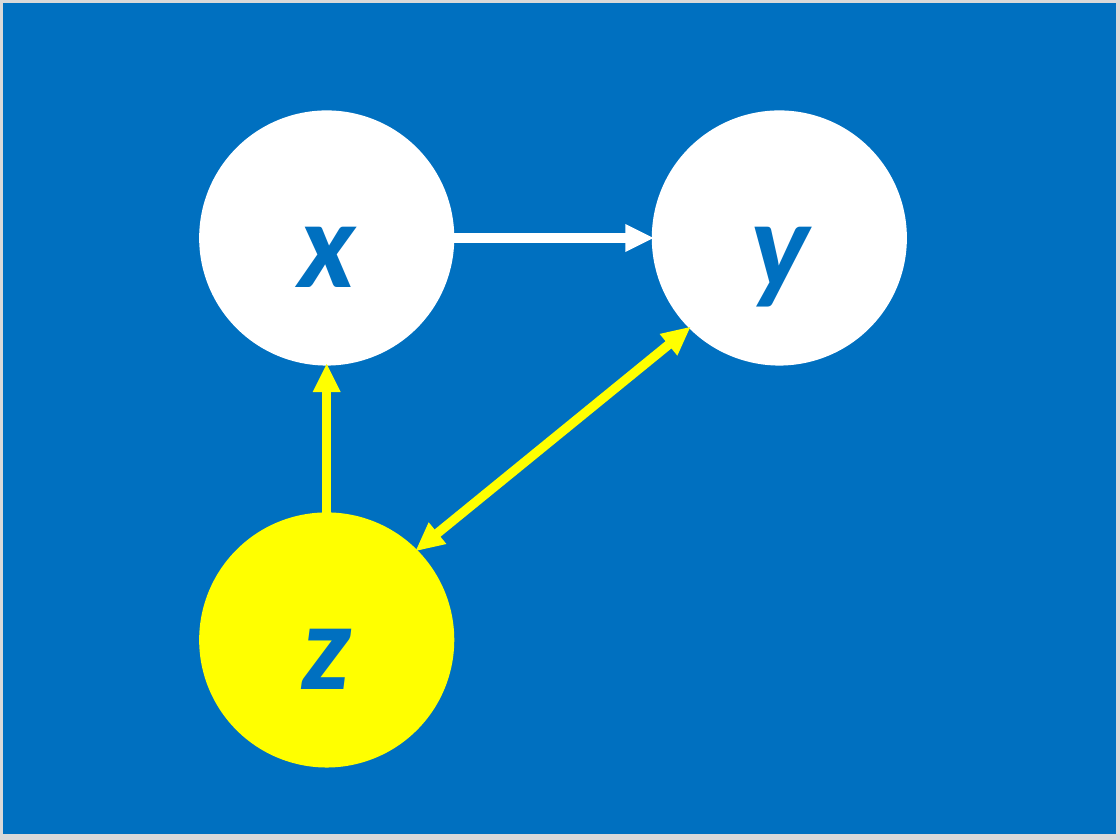
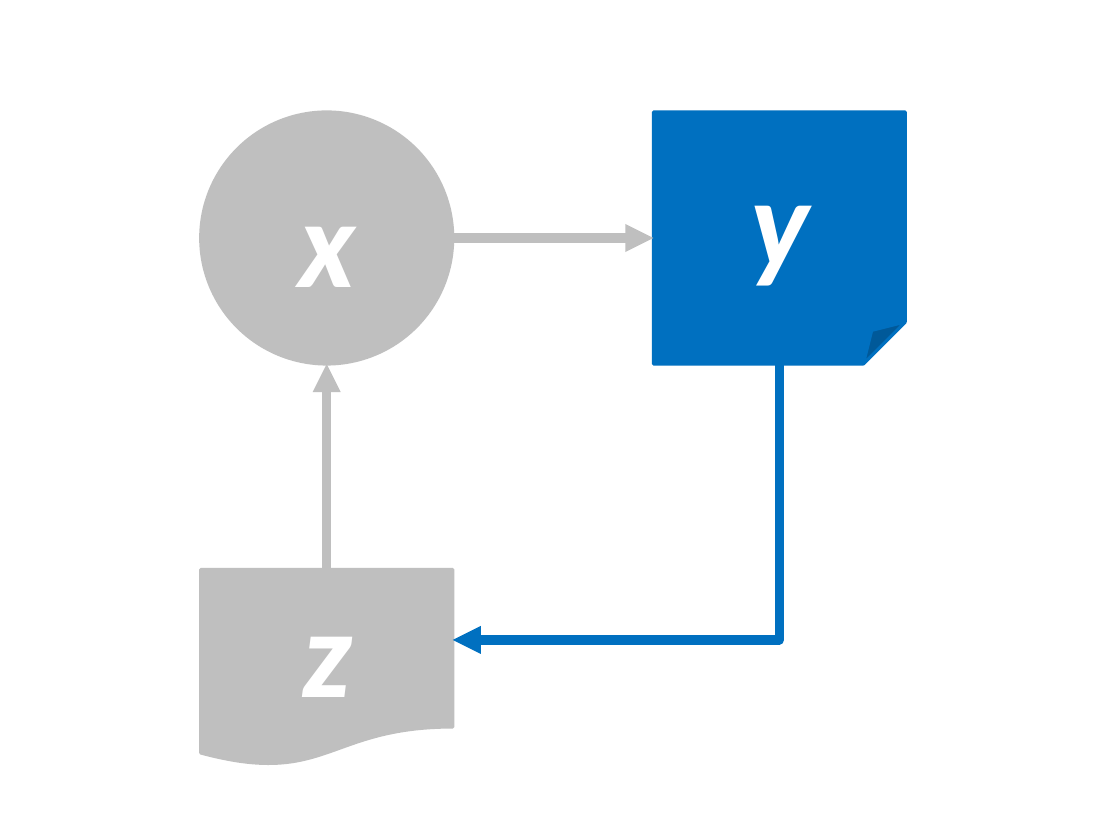
Before and after one commit to PowerPointLabs/PowerPointLabs, a slide deck: slide 19 of doc/Landing page image - after.pptx. Drawn at 1120x840 pixels with LibreOffice and Linux fonts; fonts in the diff are those of the drawing. Boxes give left, top, right and bottom in pixels: in the first picture for what was removed or moved away, otherwise in the second. Text is boxed around its words. In the diff, an @@ line names an element or a change of style, - is before the commit and + after.

```diff
--- a/doc/Landing page image - after.pptx
+++ b/doc/Landing page image - after.pptx
@@ background #0070C0 to #FFFFFF @@
@@ rectangle removed at (0, 0, 1120, 838) @@
@@ ellipse "x" at (200, 112, 452, 364): text colour #0070C0 to #FFFFFF; fill #FFFFFF to #BFBFBF; outline #FFFFFF 2 pt to #BFBFBF 2 pt @@
@@ folded corner "y" at (653, 112, 905, 364): text colour #0070C0 to #FFFFFF; ellipse to folded corner; fill #FFFFFF to #0070C0; outline #FFFFFF 2 pt to #0070C0 2 pt @@
@@ arrow (452, 237) - (653, 237): stroke #FFFFFF 6 pt to #BFBFBF 6 pt @@
@@ double arrow removed from (690, 327) to (416, 551) @@
@@ arrow moved from (327, 364) - (327, 514) to (327, 364) - (327, 569) @@
@@ arrow (327, 364) - (327, 569): stroke #FFFF00 6 pt to #BFBFBF 6 pt @@
@@ elbow arrow added from (780, 364) to (452, 640), #0070C0 6 pt @@
@@ flow chart document "z": place and size @@
-flow chart document "z" at (200, 514, 452, 766)
+flow chart document "z" at (200, 569, 452, 766)
@@ flow chart document "z" at (200, 569, 452, 766): text colour #0070C0 to #FFFFFF; ellipse to flow chart document; fill #FFFF00 to #BFBFBF; outline #FFFF00 2 pt to #BFBFBF 2 pt @@
```
Also in this commit, not shown: 20 other slides changed, 14 slides added, 10 slides removed, 1 other file.
